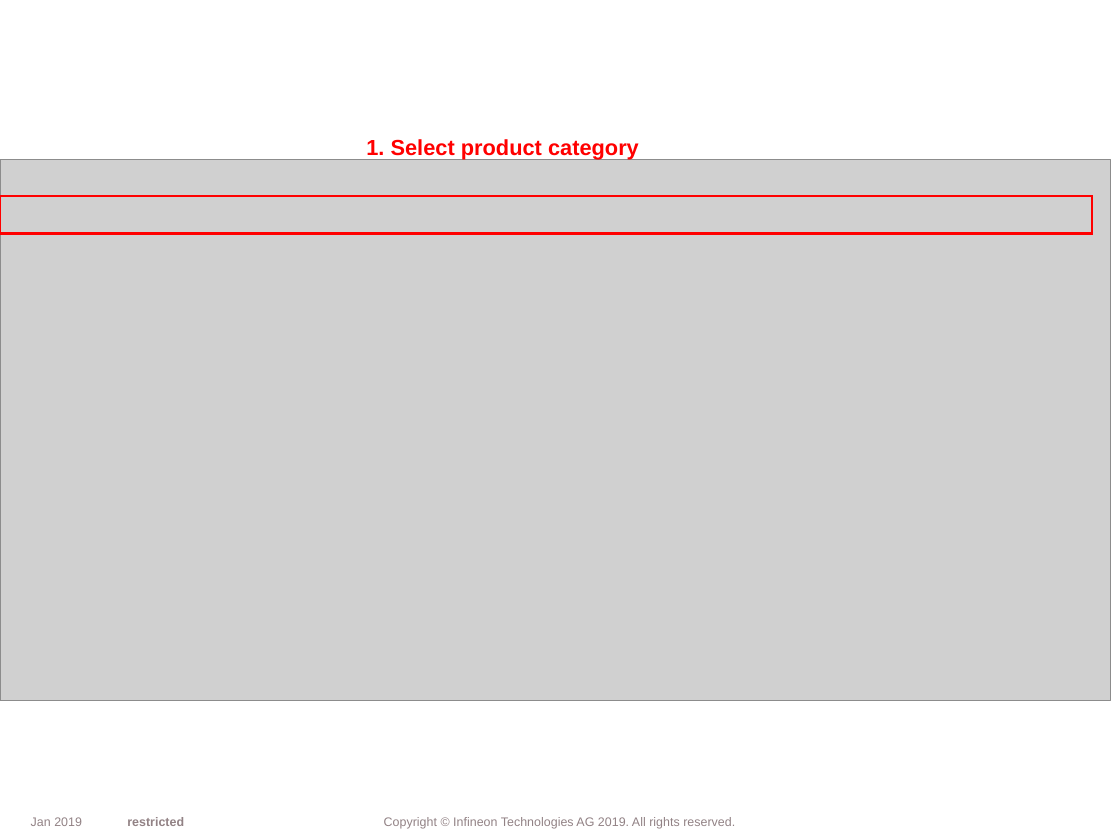
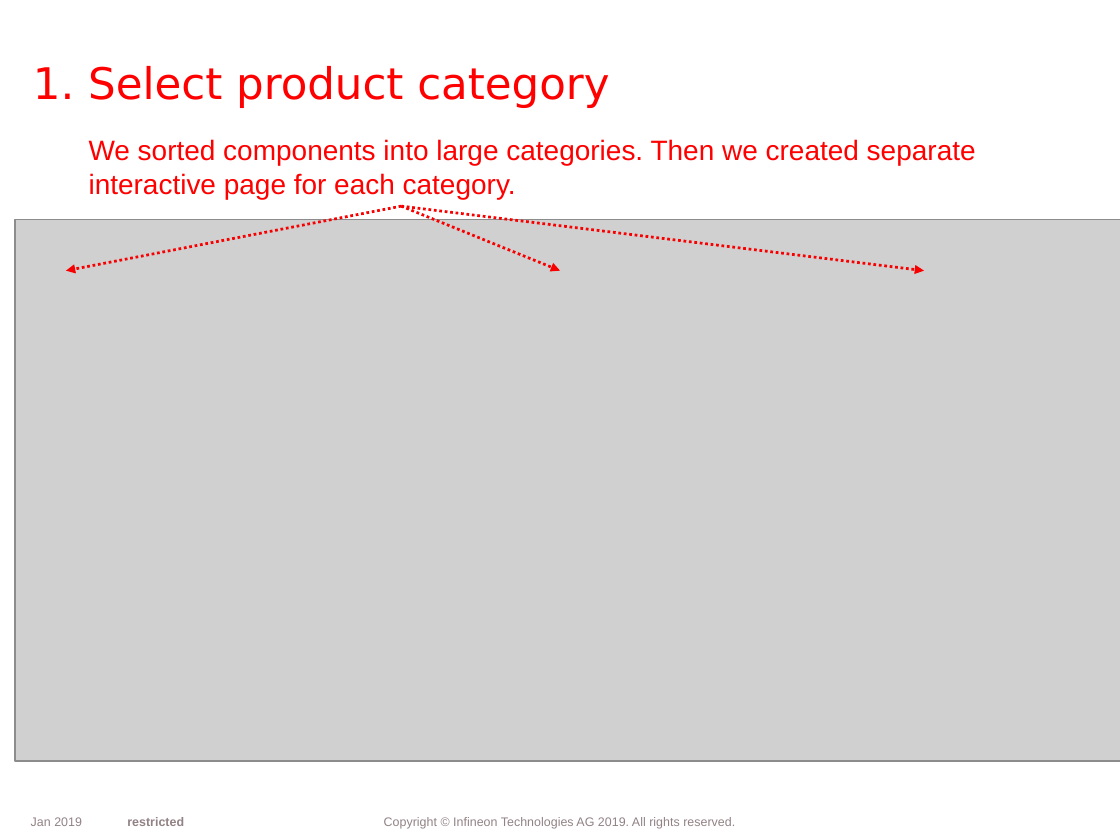
Before and after one commit to vbasov007/Infineon_Selection_Guide, a slide deck: slide 5 of Guides/Become infineon portfilio expert in 1 min.pptx (slide 4 before the commit). Drawn at 1120x840 pixels with LibreOffice and Linux fonts; fonts in the diff are those of the drawing; grey boxes stand for pictures; background and template pictures are left out. Boxes give left, top, right and bottom in pixels: in the first picture for what was removed or moved away, otherwise in the second. Text is boxed around its words. In the diff, an @@ line names an element or a change of style, - is before the commit and + after.

```diff
--- a/Guides/Become infineon portfilio expert in 1 min.pptx
+++ b/Guides/Become infineon portfilio expert in 1 min.pptx
@@ text "1. Select product category": place and size @@
-text "1. Select product category" at box(366, 139, 639, 159)
+text "1. Select product category" at box(33, 66, 609, 108)
@@ text "1. Select product category" at box(33, 66, 609, 108): size 14 to 28 pt, font Arial to DejaVu Sans, bold off @@
@@ text added at box(89, 139, 976, 199), 18 pt, text #FF0000 @@
+We sorted components into large categories. Then we created separate interactive page for each category.
@@ rectangle removed at box(0, 196, 1092, 233) @@
@@ arrow added from (401, 206) to (66, 271), #F90000 1.75 pt dashed @@
@@ arrow added from (401, 206) to (560, 271), #F90000 1.75 pt dashed @@
@@ arrow added from (401, 206) to (924, 271), #F90000 1.75 pt dashed @@
@@ picture: place and size @@
-picture at box(0, 160, 1111, 701)
+picture at box(15, 220, 1120, 760)
```
Also in this commit, not shown: 4 other slides changed, 3 slides added, 1 slide removed, 1 other file.
